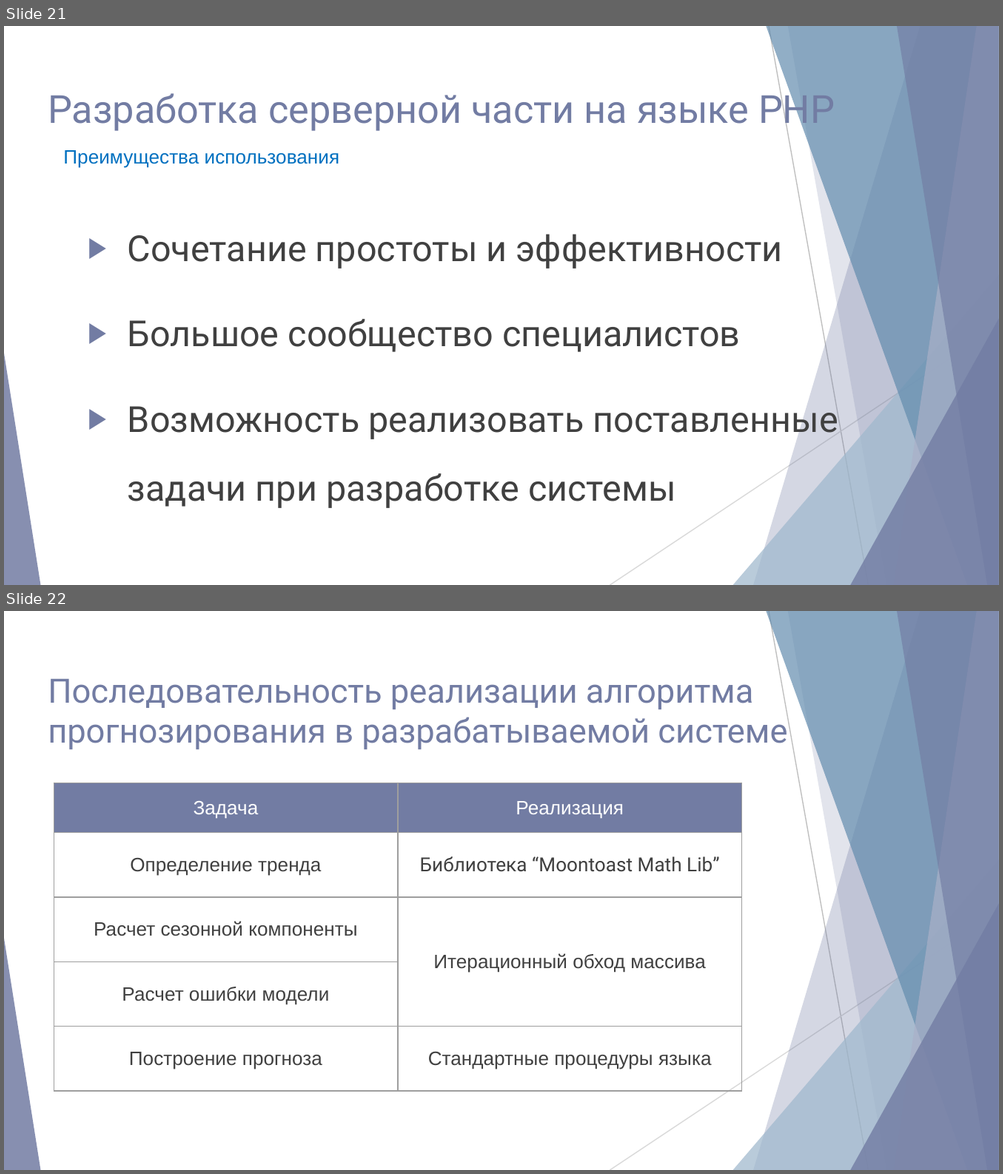
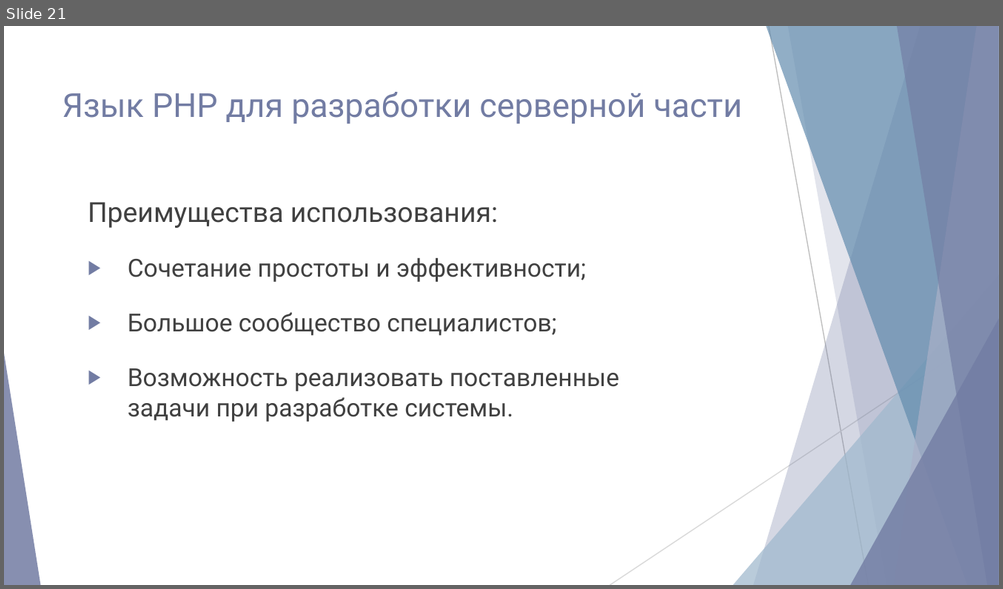
Before and after one commit to NG-Studio-Development/Dissertation, a slide deck: Диссертация/Презентация/Акимов Николай.pptx. Shown one above the other, each under a label of ours: slides 21 and 22 before the commit, slide 21 after it. The pictures are 1003x1174 and 1003x589 pixels, drawn with LibreOffice and Linux fonts; fonts in the diff are those of the drawing. Boxes give left, top, right and bottom in pixels: in the first picture for what was removed or moved away, otherwise in the second. Text is boxed around its words. In the diff, an @@ line names an element or a change of style, - is before the commit and + after.

```diff
--- a/Диссертация/Презентация/Акимов Николай.pptx
+++ b/Диссертация/Презентация/Акимов Николай.pptx
@@ slide 22 removed at <box>4,611,999,1170</box>, background #FFFFFF; not listed: 10 template elements that a slide beside it also shows @@
@@ title removed at <box>48,679,787,749</box> @@
-Последовательность реализации алгоритма прогнозирования в разрабатываемой системе
@@ table removed at <box>54,783,742,1091</box>, 5 rows, 2 columns @@
-Задача | Реализация
-Определение тренда | Библиотека “Moontoast Math Lib”
-Расчет сезонной компоненты | Итерационный обход массива
-Расчет ошибки модели | 
-Построение прогноза | Стандартные процедуры языка
@@ slide 21 changed as well @@
@@ title at <box>62,92,743,124</box>: text changed; size 28 to 24 pt @@
-Разработка серверной части на языке PHP
+Язык PHP для разработки серверной части
@@ text removed at <box>63,150,339,168</box> @@
-Преимущества использования
@@ text at <box>88,202,619,422</box>: text changed; size 26 to 18 pt @@
-▶ Сочетание простоты и эффективности
-▶ Большое сообщество специалистов
-▶ Возможность реализовать поставленные
-  задачи при разработке системы
+Преимущества использования:
+▶ Сочетание простоты и эффективности;
+▶ Большое сообщество специалистов;
+▶ Возможность реализовать поставленные
+  задачи при разработке системы.
```
Also in this commit, not shown: 11 other slides changed, 11 slides added, 9 other slides removed, 11 other files.
